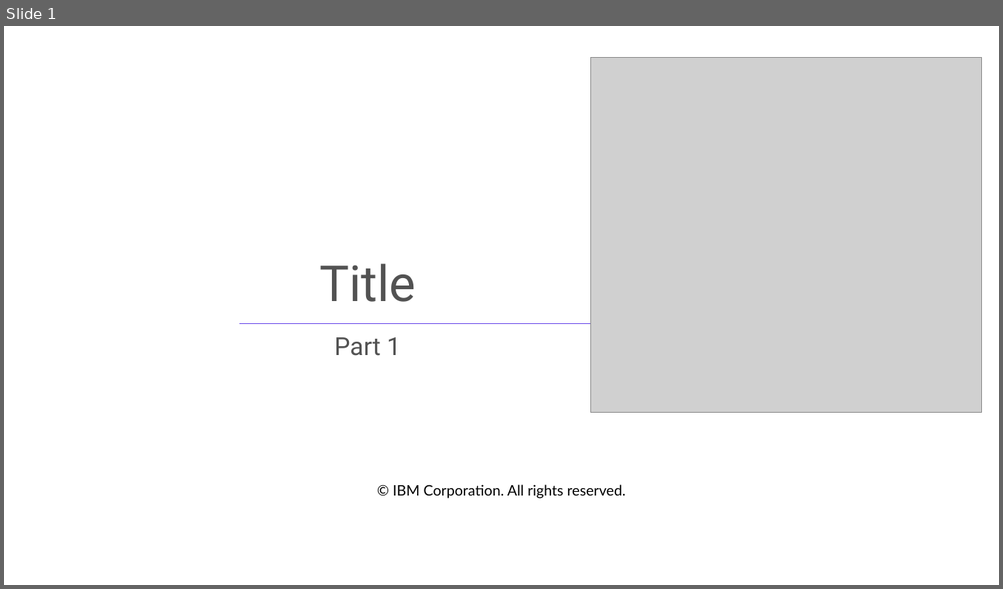
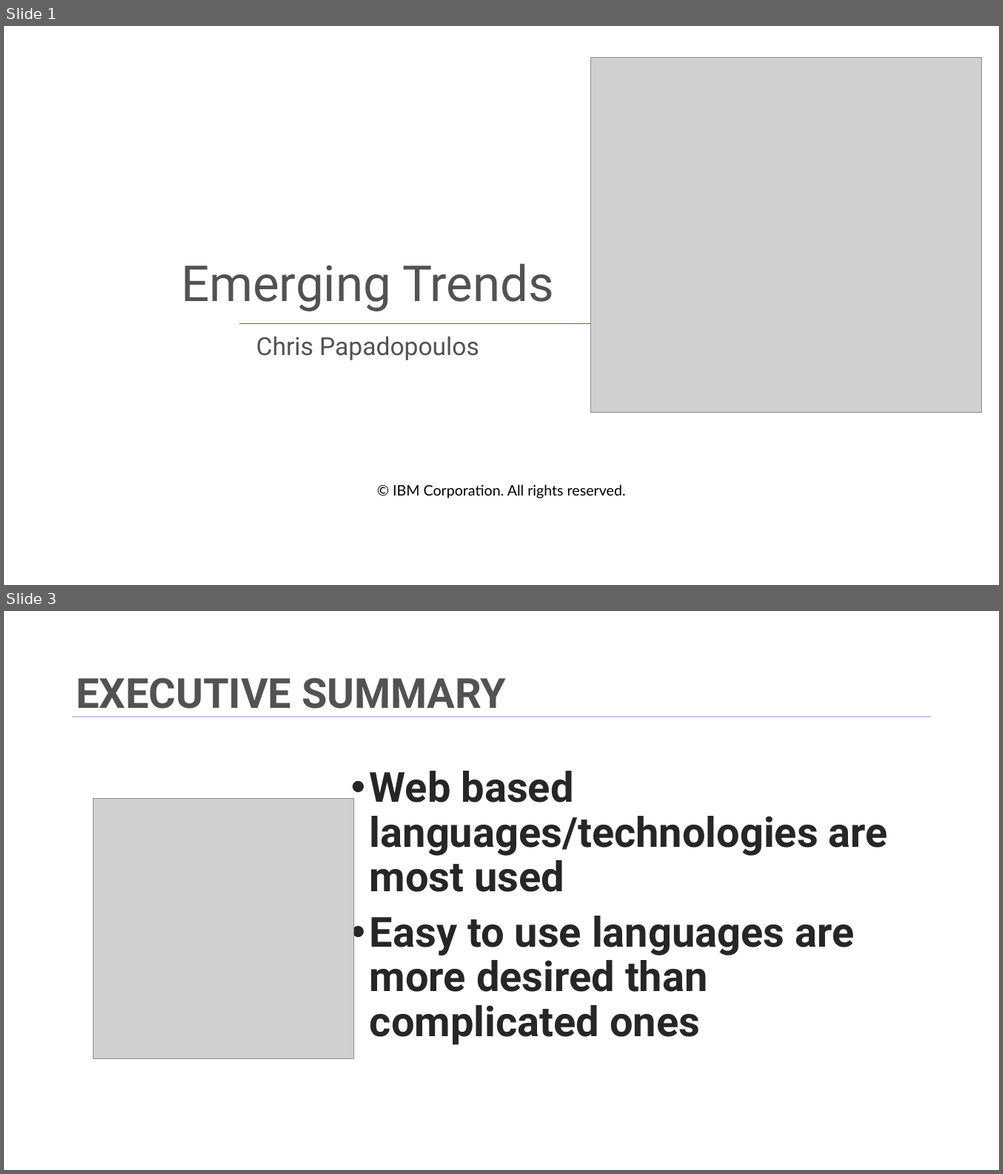
Before and after one commit to popsyacp/IBM-Capstone, a slide deck: M6Capstone-presentation.pptx. Shown one above the other, each under a label of ours: slide 1 before the commit, slides 1 and 3 after it; the slides between them are not shown. The pictures are 1003x589 and 1003x1174 pixels, drawn with LibreOffice and Linux fonts; fonts in the diff are those of the drawing; grey boxes stand for pictures; background and template pictures are left out. Boxes give left, top, right and bottom in pixels: in the first picture for what was removed or moved away, otherwise in the second. Text is boxed around its words. In the diff, an @@ line names an element or a change of style, - is before the commit and + after.

```diff
--- a/M6Capstone-presentation.pptx
+++ b/M6Capstone-presentation.pptx
@@ slide 3 added at (x1=4, y1=611, x2=999, y2=1170), background #FFFFFF @@
@@ title added at (x1=76, y1=678, x2=506, y2=718), 40 pt, text #525252, bold @@
+EXECUTIVE SUMMARY
@@ line added from (73, 717) to (930, 717), #6C4DEA 0.5 pt @@
@@ text added at (x1=370, y1=771, x2=888, y2=1045), 40 pt, text #262626, bold @@
+• Web based languages/technologies are most used
+• Easy to use languages are more desired than complicated ones
@@ picture added at (x1=93, y1=799, x2=353, y2=1059) @@
@@ slide 1 changed as well @@
@@ title at (x1=181, y1=264, x2=554, y2=312): text changed @@
-Title
+Emerging Trends
@@ subtitle at (x1=256, y1=337, x2=479, y2=360): text changed @@
-Part 1
+Chris Papadopoulos
```
Also in this commit, not shown: 7 other slides changed, 10 other slides added, 11 slides removed.
